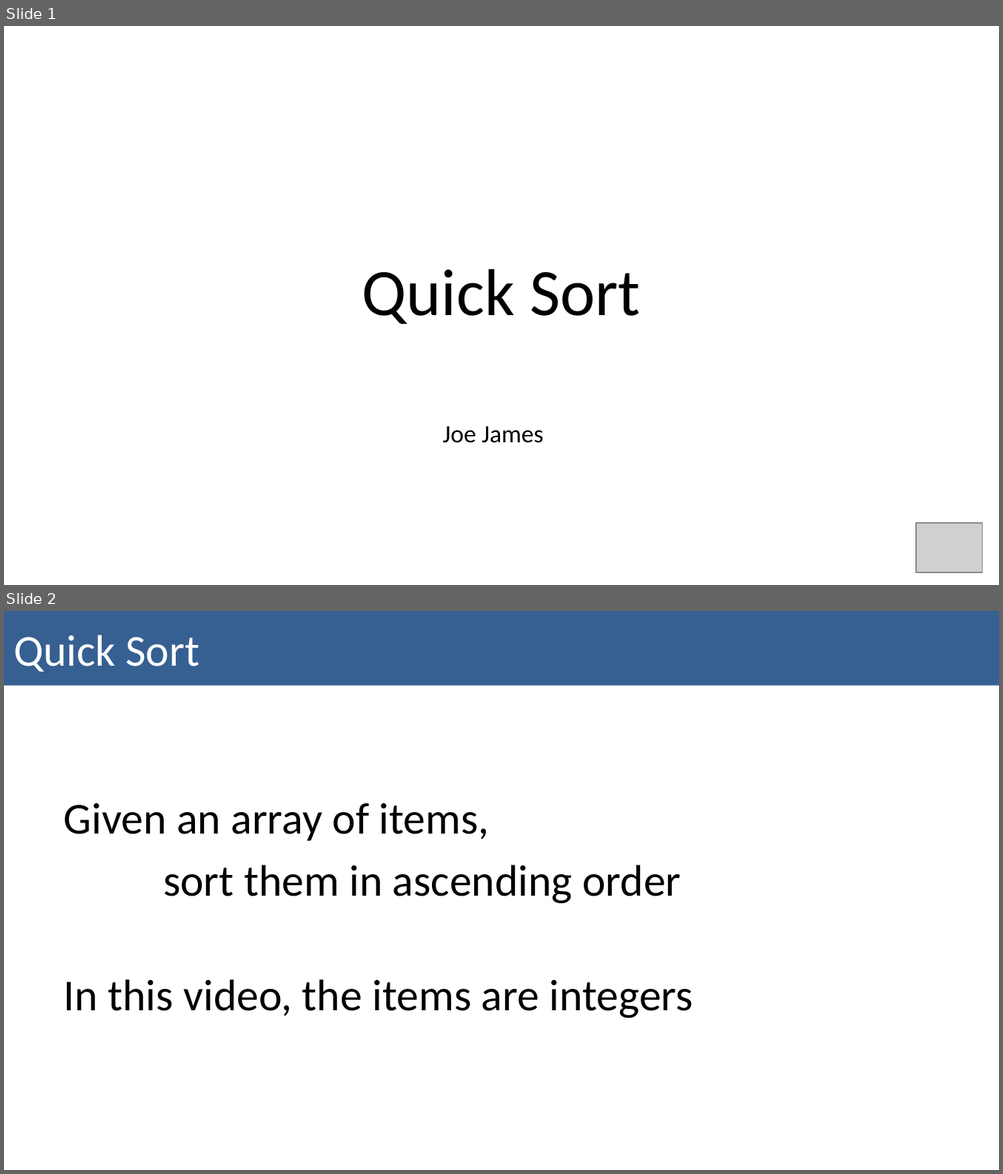
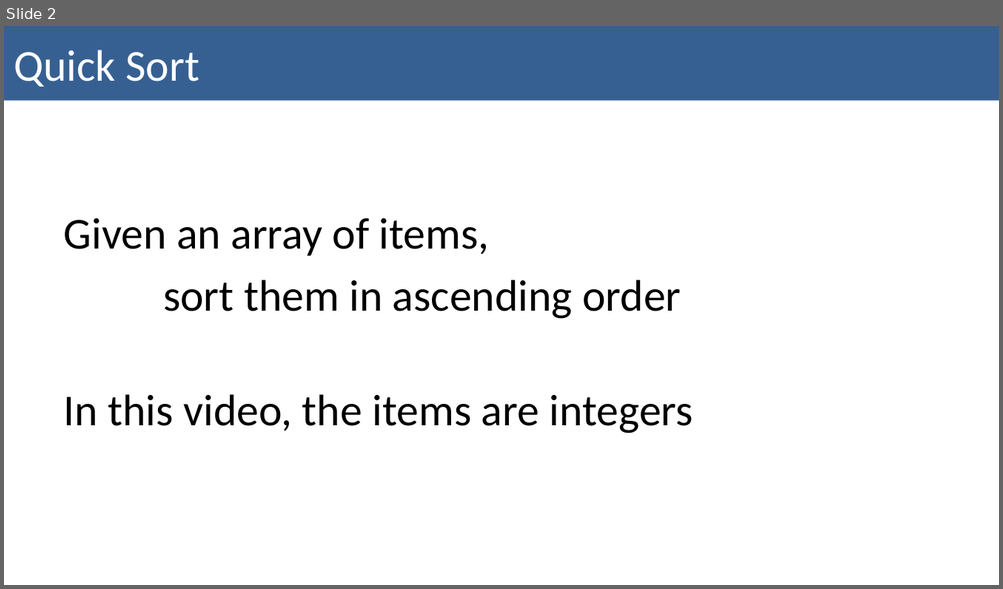
Before and after one commit to joeyajames/UsefulUtensils, a slide deck: Quick Sort.pptx. Shown one above the other, each under a label of ours: slides 1 and 2 before the commit, slide 2 after it. The pictures are 1003x1174 and 1003x589 pixels, drawn with LibreOffice and Linux fonts; fonts in the diff are those of the drawing; grey boxes stand for pictures. Boxes give left, top, right and bottom in pixels: in the first picture for what was removed or moved away, otherwise in the second. Text is boxed around its words. In the diff, an @@ line names an element or a change of style, - is before the commit and + after.

```diff
--- a/Quick Sort.pptx
+++ b/Quick Sort.pptx
@@ slide 1 removed at (4,26,999,585), background #FFFFFF @@
@@ title removed at (362,269,640,324) @@
-Quick Sort
@@ text removed at (443,426,543,443) @@
-Joe James
@@ picture removed at (916,523,982,573) @@
```
Also in this commit, not shown: 1 slide added, 7 other files.
